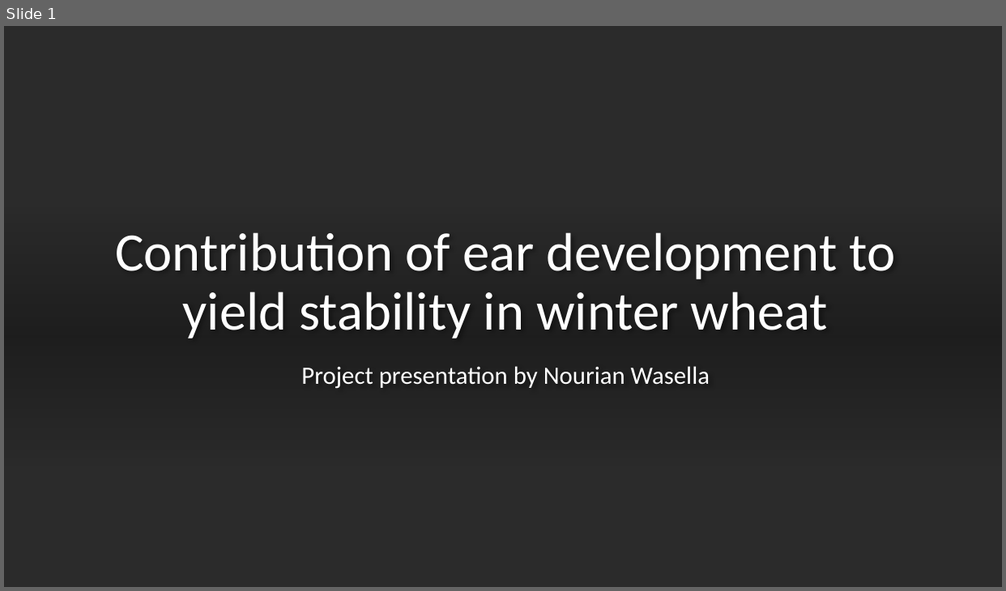
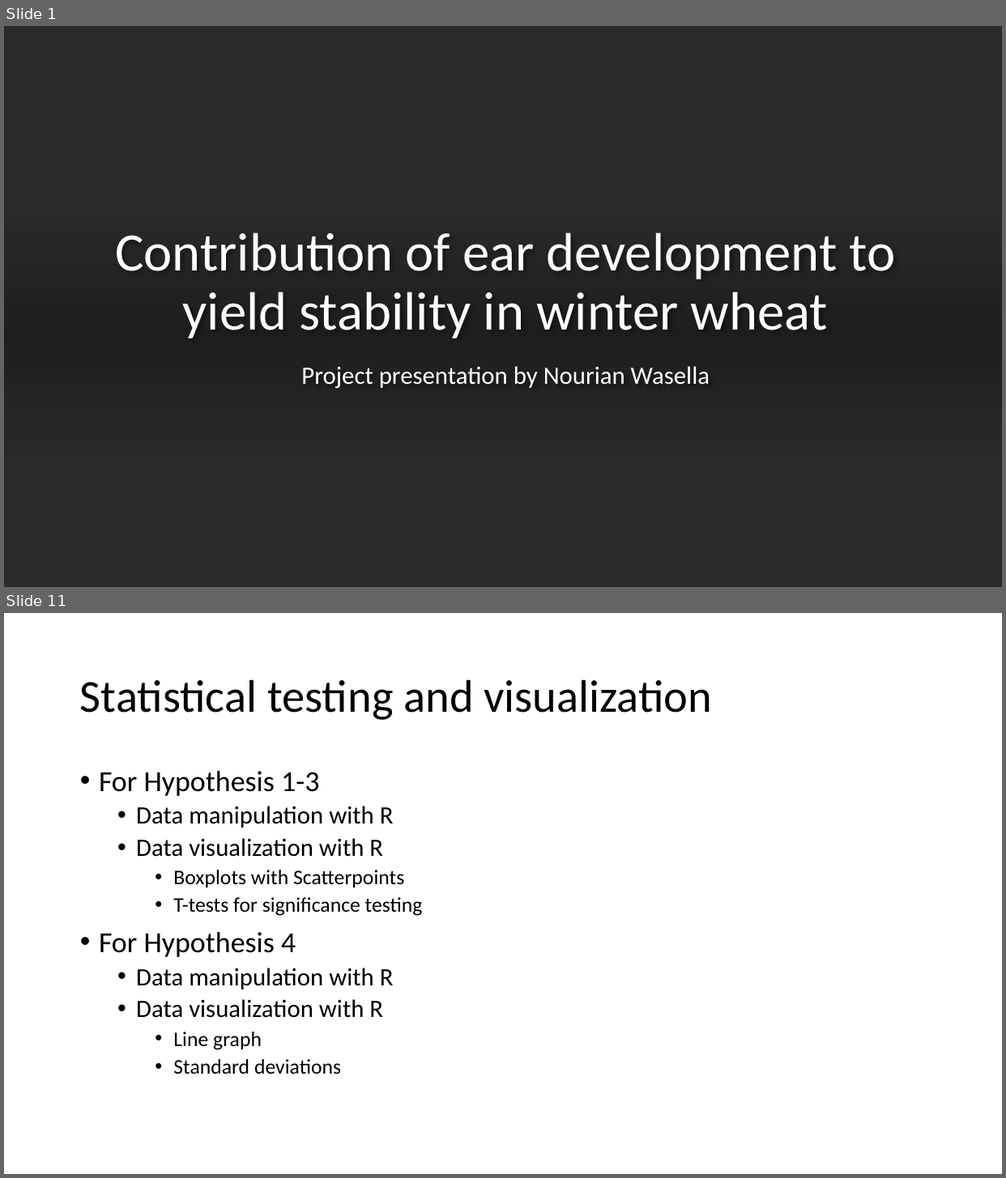
Before and after one commit to WasellaN/Ear_Project_Nouri, a slide deck: Presentation_Nouri.pptx. Shown one above the other, each under a label of ours: slide 1 before the commit, slides 1 and 11 after it; the slides between them are not shown. The pictures are 1006x591 and 1006x1178 pixels, drawn with LibreOffice and Linux fonts; fonts in the diff are those of the drawing; background and template pictures are left out; a plain dark background stands for a picture behind light text. Boxes give left, top, right and bottom in pixels: in the first picture for what was removed or moved away, otherwise in the second. Text is boxed around its words. In the diff, an @@ line names an element or a change of style, - is before the commit and + after.

```diff
--- a/Presentation_Nouri.pptx
+++ b/Presentation_Nouri.pptx
@@ slide 11 added at [4,613,1002,1174], background #FFFFFF @@
@@ title added at [80,679,712,720], 44 pt, text #000000 @@
+Statistical testing and visualization
@@ text added at [99,771,423,1074], 24 pt, text #000000 @@
+• For Hypothesis 1-3
+  • Data manipulation with R
+  • Data visualization with R
+    • Boxplots with Scatterpoints
+    • T-tests for significance testing
+• For Hypothesis 4
+  • Data manipulation with R
+  • Data visualization with R
+    • Line graph
+    • Standard deviations
```
Also in this commit, not shown: 3 slides changed, 14 other slides added, 13 other files.
